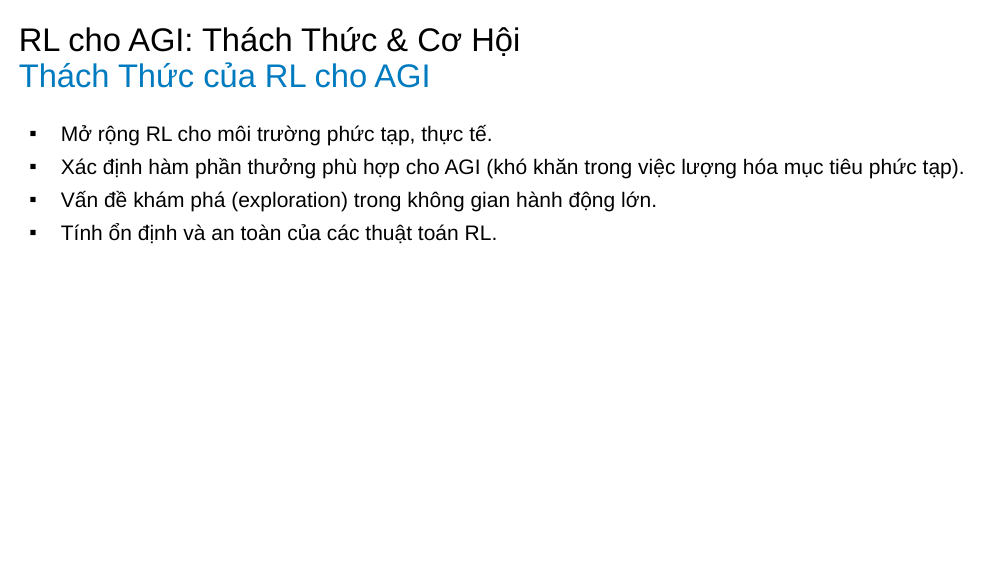
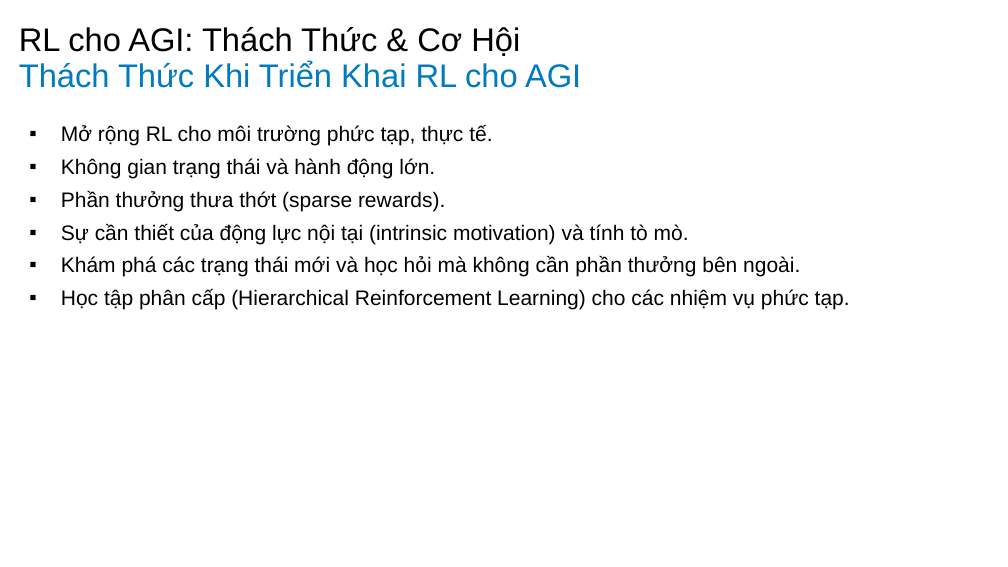
Before and after one commit to vantu-fit/SlideGenX, a slide deck: slide 11 of backend/src/final_slide.pptx. Drawn at 1008x567 pixels with LibreOffice and Linux fonts; fonts in the diff are those of the drawing; background and template pictures are left out. Boxes give left, top, right and bottom in pixels: in the first picture for what was removed or moved away, otherwise in the second. Text is boxed around its words. In the diff, an @@ line names an element or a change of style, - is before the commit and + after.

```diff
--- a/backend/src/final_slide.pptx
+++ b/backend/src/final_slide.pptx
@@ title at (19, 61, 581, 88): text changed @@
-Thách Thức của RL cho AGI
+Thách Thức Khi Triển Khai RL cho AGI
@@ text at (61, 158, 850, 310): text changed @@
-▪ Xác định hàm phần thưởng phù hợp cho AGI (khó khăn trong việc lượng hóa mục tiêu phức tạp).
-▪ Vấn đề khám phá (exploration) trong không gian hành động lớn.
-▪ Tính ổn định và an toàn của các thuật toán RL.
+▪ Không gian trạng thái và hành động lớn.
+▪ Phần thưởng thưa thớt (sparse rewards).
+▪ Sự cần thiết của động lực nội tại (intrinsic motivation) và tính tò mò.
+▪ Khám phá các trạng thái mới và học hỏi mà không cần phần thưởng bên ngoài.
+▪ Học tập phân cấp (Hierarchical Reinforcement Learning) cho các nhiệm vụ phức tạp.
```
Also in this commit, not shown: 8 other slides changed, 13 slides added, 12 slides removed, 17 other files.
